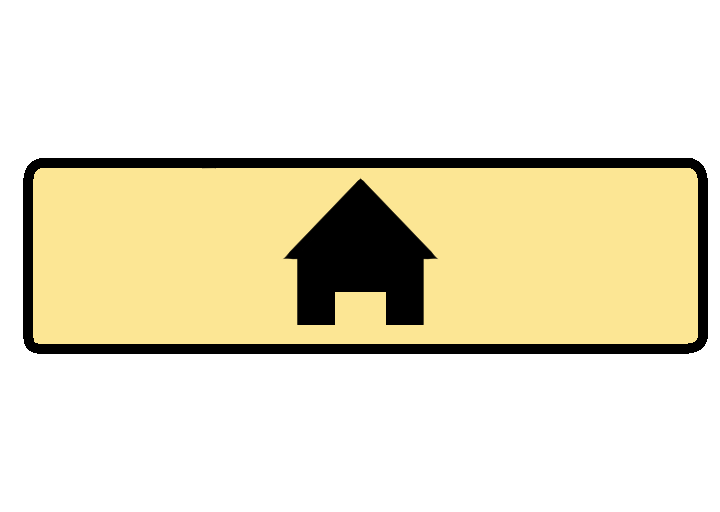
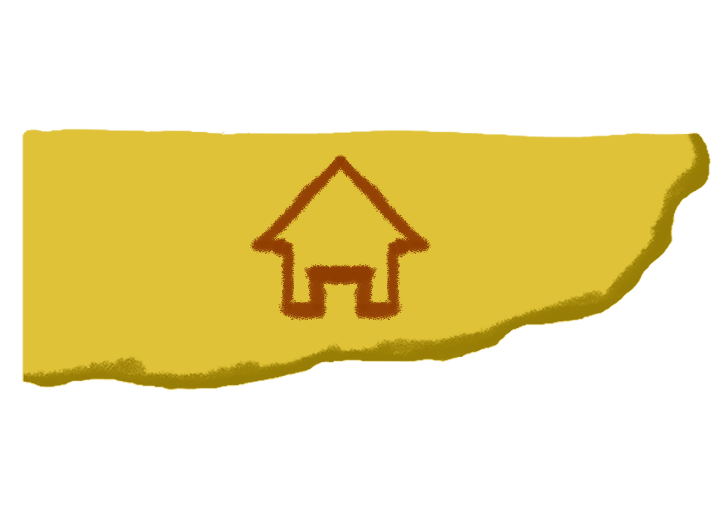
Layered file, before and after one edit (720x512). Changes by layer:
added group "BotaoMenu Copy" with 6 layers above "Layer 3" over [21, 128, 711, 391]
added layer "Layer 7 Copy" in group "BotaoMenu Copy" over [250, 154, 431, 321]
added layer "Layer 4 Copy" in group "BotaoMenu Copy" over [22, 132, 711, 390]
added layer "Layer 1 Copy 2" in group "BotaoMenu Copy" over [21, 128, 711, 391]
hid "Layer 3", painted on it over [250, 150, 439, 329]
hid "Layer 2", moved it above "Layer 4", painted on it over [258, 163, 424, 325]
hid "Layer 1 Copy" over [23, 158, 708, 354]
hid "Layer 1" over [28, 163, 702, 346]
